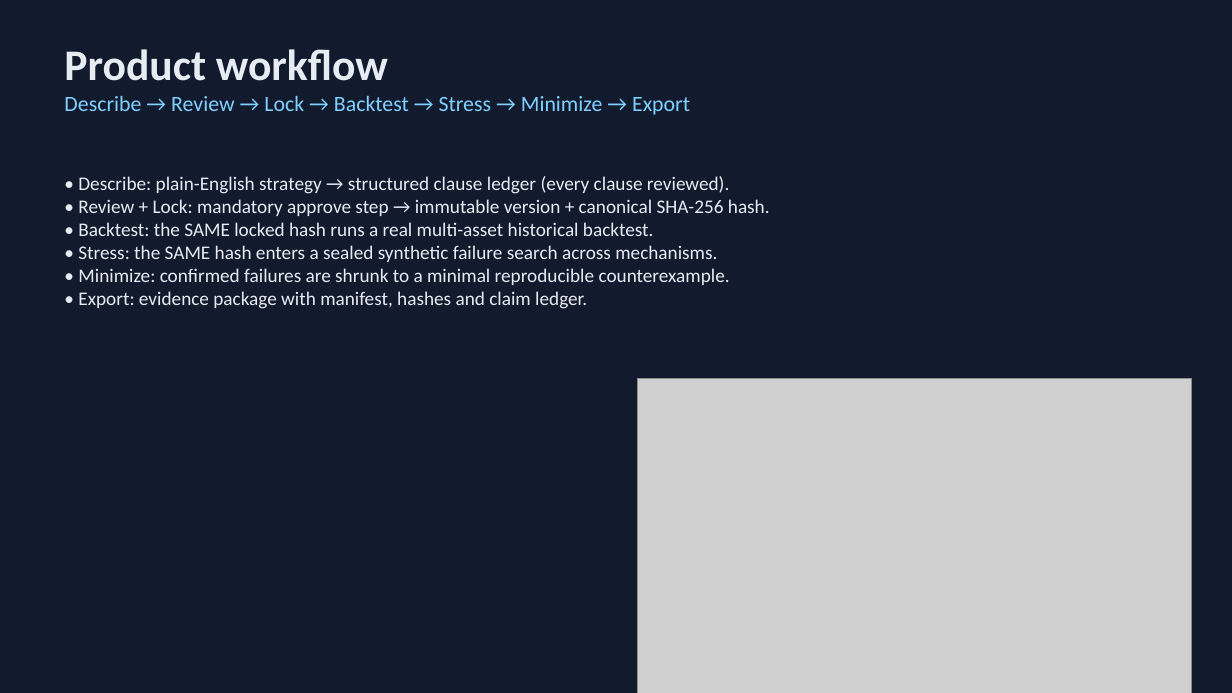
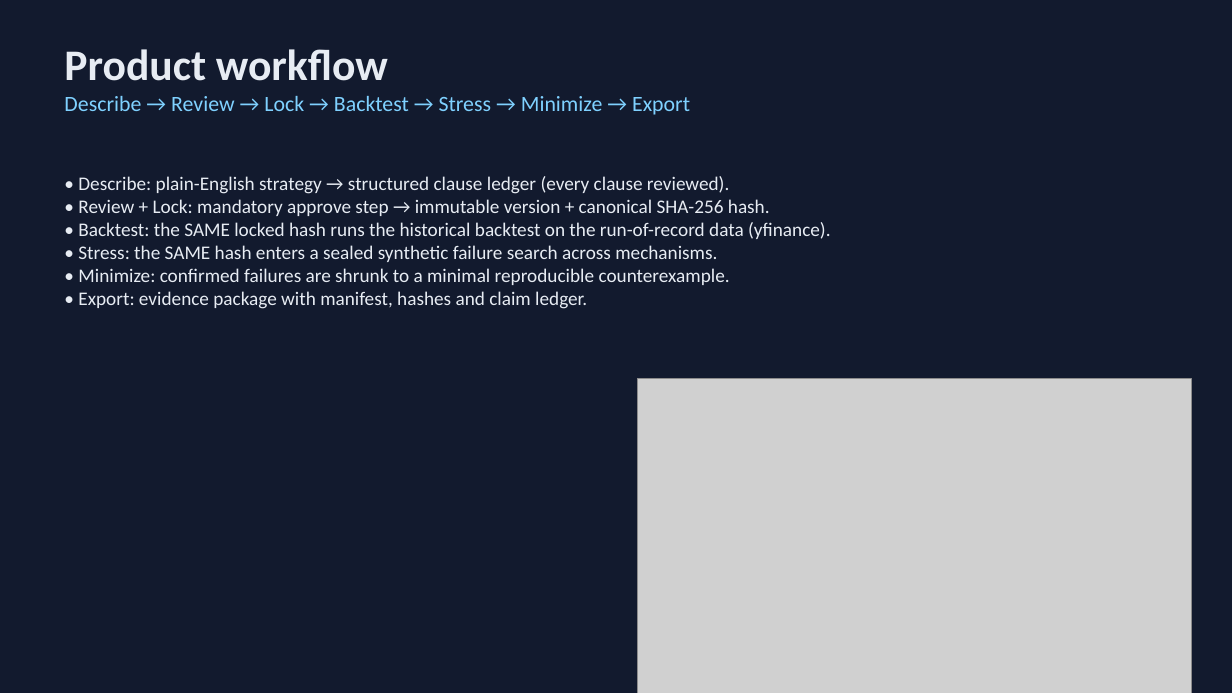
Before and after one commit to Scott-Switzer/market-fuzzer, a slide deck: slide 3 of app/static/pitch-deck/fenrix_deck.pptx. Drawn at 1232x693 pixels with LibreOffice and Linux fonts; fonts in the diff are those of the drawing; grey boxes stand for pictures. Boxes give left, top, right and bottom in pixels: in the first picture for what was removed or moved away, otherwise in the second. Text is boxed around its words. In the diff, an @@ line names an element or a change of style, - is before the commit and + after.

Commit message:
fix(ci): offline evidence regen + mode-aware deck + audit skip on synthetic
- cli.py: add --allow-synthetic-current-sha so CI can write synthetic evidence
  into the plain <git_sha> dir (load_evidence/build-deck require it); default
  behavior (yfinance owns <HEAD>, synthetic -> <HEAD>-synthetic) unchanged.
- ci.yml: run offline submission demo + build-deck so the independent audit has
  a package to audit in CI (was skipped because artifacts/ is gitignored).
- deck.py: slide-3 'Backtest' bullet is mode-aware (no hardcoded 'real
  multi-asset historical backtest' claim that broke the deck-honesty audit under
  synthetic evidence).
- audit: skip the 2 yfinance-specific assertions (deck synthetic-honesty, gross
  exposure feasibility) when the audit evidence is the synthetic fixture; they
  remain enforced for the yfinance run of record (validated locally).

Regenerated deck at HEAD is the yfinance run of record.

```diff
--- a/app/static/pitch-deck/fenrix_deck.pptx
+++ b/app/static/pitch-deck/fenrix_deck.pptx
@@ text at [78,222,831,239]: text changed @@
-• Backtest: the SAME locked hash runs a real multi-asset historical backtest.
+• Backtest: the SAME locked hash runs the historical backtest on the run-of-record data (yfinance).
```
Also in this commit, not shown: 4 other slides changed, 7 other files.
